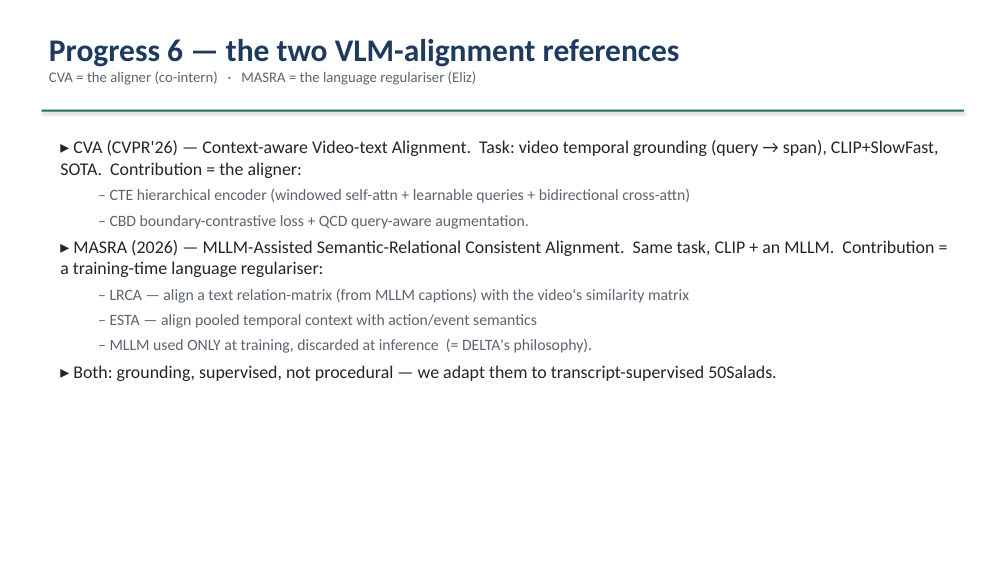
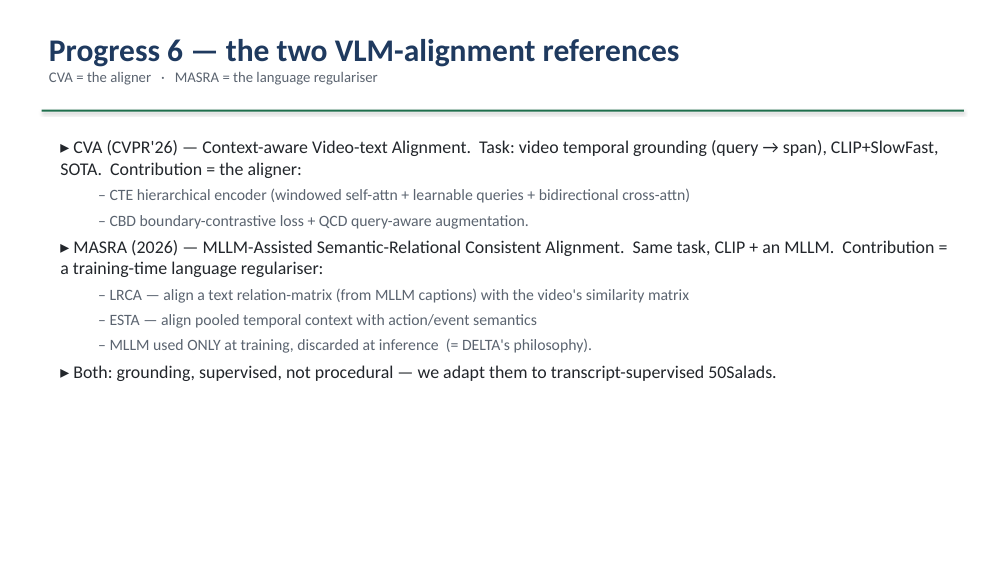
Before and after one commit to epayaslii/DELTA, a slide deck: slide 11 of slides/DELTA_progress.pptx. Drawn at 1008x567 pixels with LibreOffice and Linux fonts; fonts in the diff are those of the drawing. Boxes give left, top, right and bottom in pixels: in the first picture for what was removed or moved away, otherwise in the second. Text is boxed around its words. In the diff, an @@ line names an element or a change of style, - is before the commit and + after.

```diff
--- a/slides/DELTA_progress.pptx
+++ b/slides/DELTA_progress.pptx
@@ text at bbox=[49, 72, 378, 85]: text changed @@
-CVA = the aligner (co-intern) · MASRA = the language regulariser (Eliz)
+CVA = the aligner · MASRA = the language regulariser
```
Also in this commit, not shown: 7 other slides changed, 10 other files.
